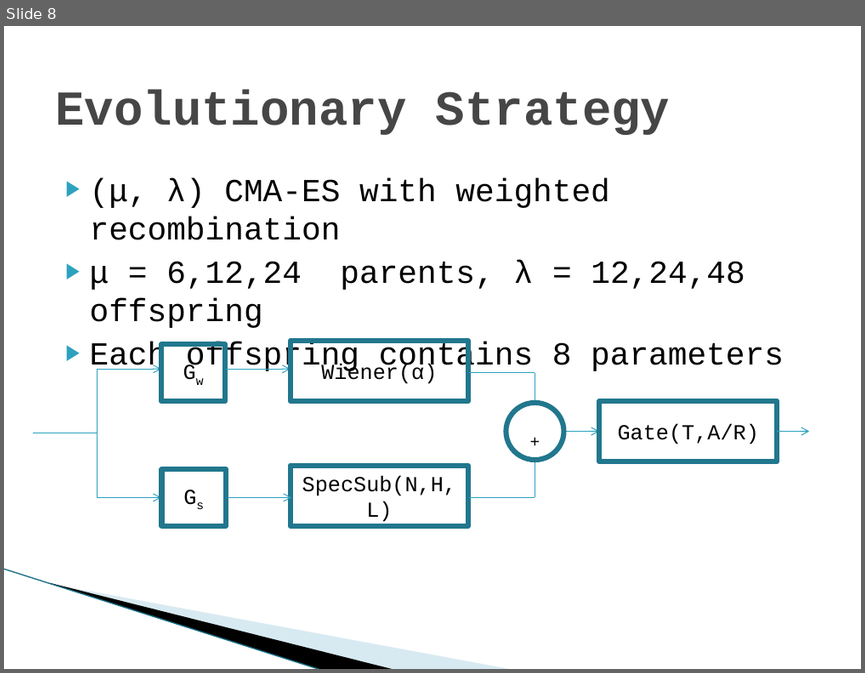
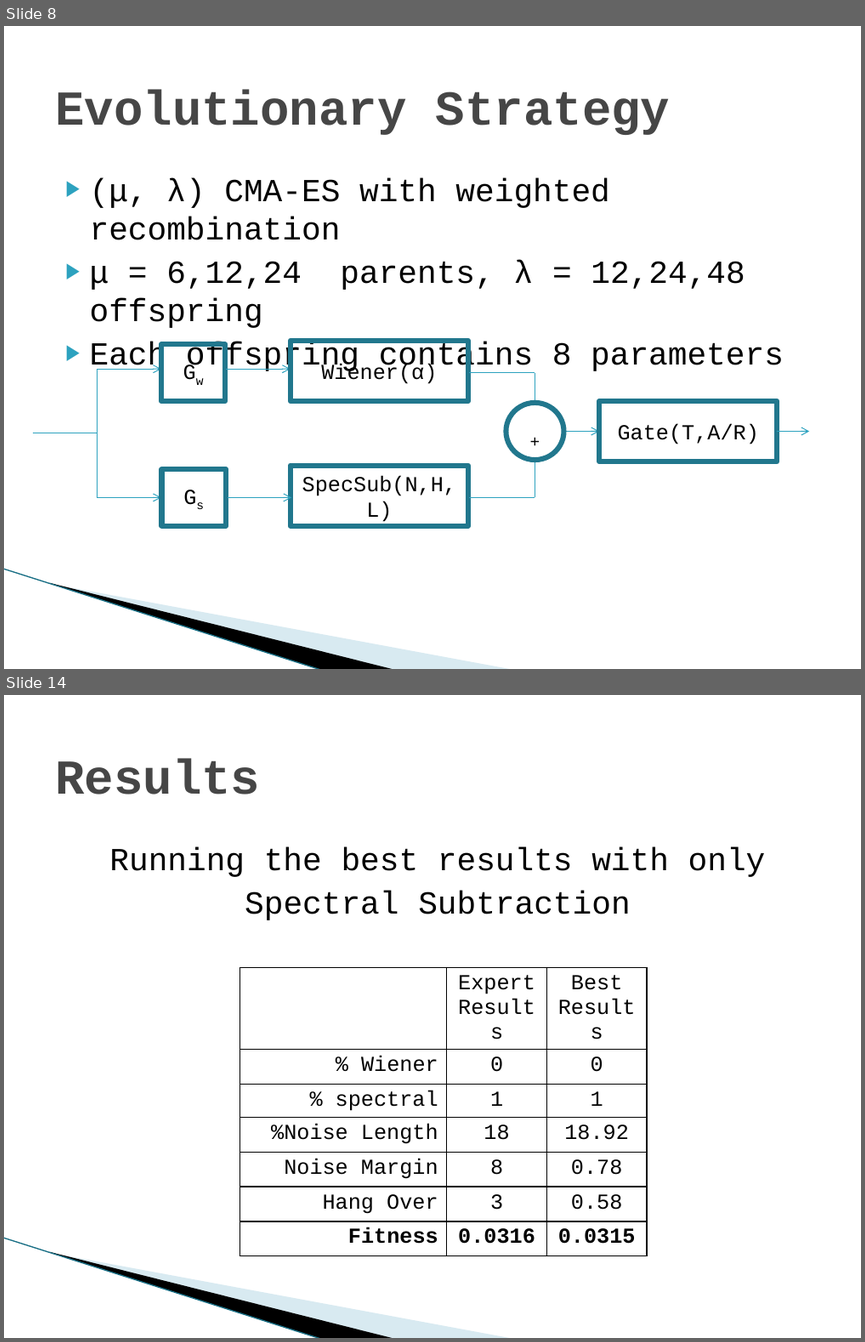
Before and after one commit to vfasburg/cse_848, a slide deck: project/848_Project_Presentation_Fasburg_Thomas.pptx. Shown one above the other, each under a label of ours: slide 8 before the commit, slides 8 and 14 after it; the slides between them are not shown. The pictures are 865x673 and 865x1342 pixels, drawn with LibreOffice and Linux fonts; fonts in the diff are those of the drawing; background and template pictures are left out. Boxes give left, top, right and bottom in pixels: in the first picture for what was removed or moved away, otherwise in the second. Text is boxed around its words. In the diff, an @@ line names an element or a change of style, - is before the commit and + after.

Commit message:
added results to slides

```diff
--- a/project/848_Project_Presentation_Fasburg_Thomas.pptx
+++ b/project/848_Project_Presentation_Fasburg_Thomas.pptx
@@ slide 14 added at (4,695,861,1338), background #FFFFFF; not listed: 3 template elements that a slide beside it also shows @@
@@ title added at (55,758,260,794), 41 pt, text #464646, bold @@
+Results
@@ text added at (109,847,766,920), 27 pt, text #000000 @@
+Running the best results with only
+Spectral Subtraction
@@ table added at (239,968,647,1247), 7 rows, 3 columns @@
+ | Expert Results | Best Results
+% Wiener | 0 | 0
+% spectral | 1 | 1
+%Noise Length | 18 | 18.92
+Noise Margin | 8 | 0.78
+Hang Over | 3 | 0.58
+Fitness | 0.0316 | 0.0315
```
Also in this commit, not shown: 2 slides changed, 6 other slides added, 1 slide removed, 2 other files.
